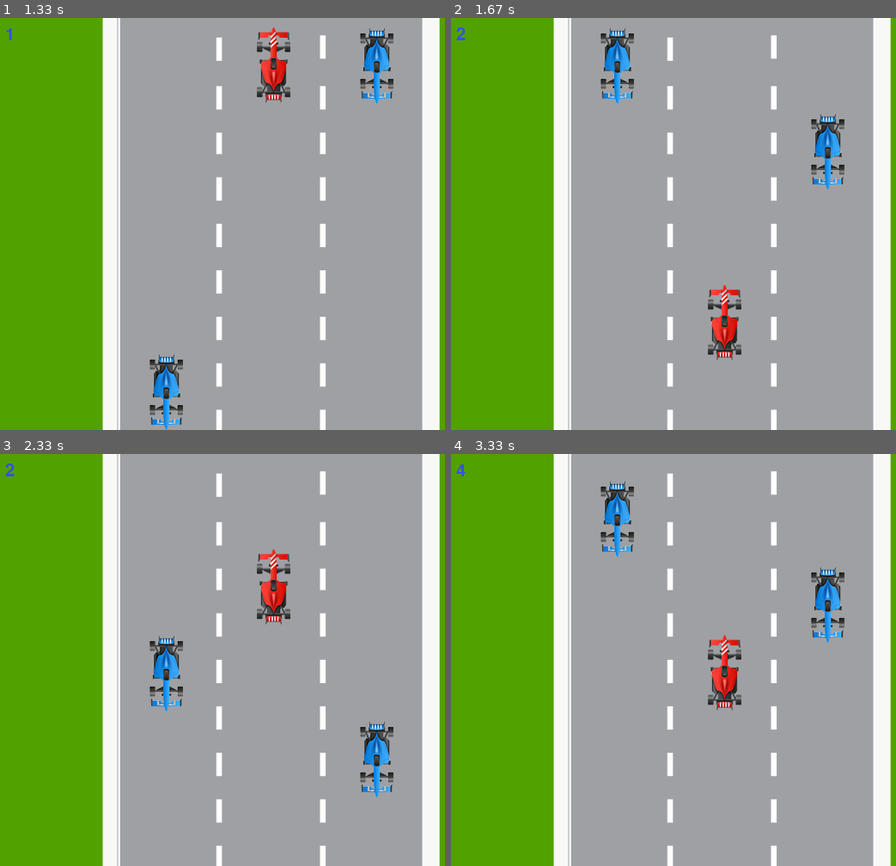
Above: before the commit, frames 1-4 (two rows, left to right).
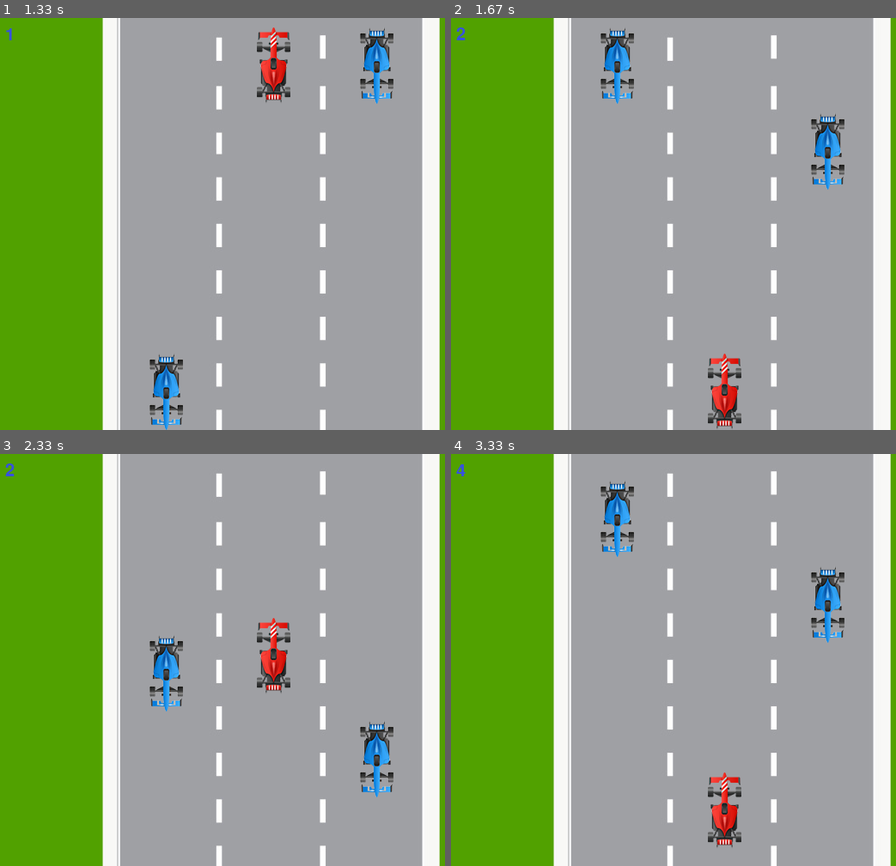
Above: after the commit, the same moments.

Repository: francismakinen/pygame
Game: pygame game, started from UL4/UL4.py
Same seed, same stepped clock (60 frames per second), same inputs: the game is played once before the commit and once after it.
Inputs:
- Up to frame 1 (1.33 s): no input
- Up to frame 2 (1.67 s): no input
- Up to frame 3 (2.33 s): no input
- Up to frame 4 (3.33 s): no input

Frame 1 is identical in both runs. In frame 2, 1.7% of the frame differs, in the area x 57-66%, y 64-100%; in frame 3, 1.7%; in frame 4, 1.7%, in the area x 57-66%, y 43-96%.

Commit message:
Add files via upload

Diff:
--- a/UL4/UL4.py
+++ b/UL4/UL4.py
@@ -50,24 +50,24 @@
     posY_blue2 += speedY_blue # Teise auto liikumise tsükkel
 
     # Autode tagasi liikumine
-    if posY_blue >= 480:
-        posY_blue = 0
+    if posY_blue >= 480: # Kui auto positsiooni väärtuseks on arv suurem kui ekraani max suurus(ekraanist väljas)
+        posY_blue = 0 # Paigutab auto tagasi ülemisse ekraani äärde
         score = score + 1 # Lisab iga ekraanilt väljumise tagant +1 skoori
 
-    if posY_red <= 0:
-        posY_red = 400
+    if posY_red <= 0: # Kui punase auto positsiooni väärtuseks on arv väiksem kui ekraani min suurus(ekraanist väljas)
+        posY_red = 480 # Paigutab punase auto tagasi ekraani alumisse äärde
 
-    if posY_blue2 >= 480:
-        posY_blue2 = 0
+    if posY_blue2 >= 480: # Kui auto positsiooni väärtuseks on arv suurem kui ekraani max suurus(ekraanist väljas)
+        posY_blue2 = 0 # Paigutab auto tagasi ekraani ülemisse äärde
         score = score + 1 # Lisab iga ekraanilt väljumise tagant +1 skoori
 
     # Skoori näitamine ekraanil
     score_render = score_font.render(str(score), 1, (54, 81, 225,))
     score_pos = [10, 10]
+    screen.blit(score_render, score_pos)
 
     # Graafika kuvamine ekraanil
     pygame.display.flip()
     screen.blit(bg, (0,0))
-    screen.blit(score_render, score_pos)
 
 pygame.quit()
